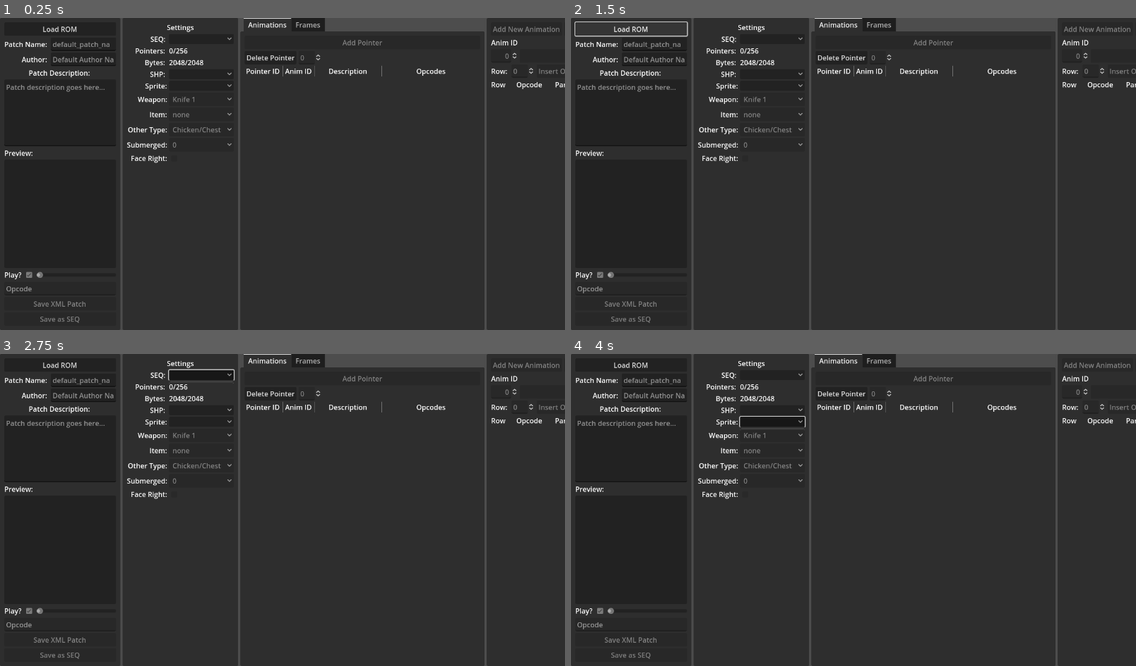
Above: before the commit, frames 1-4 (two rows, left to right).
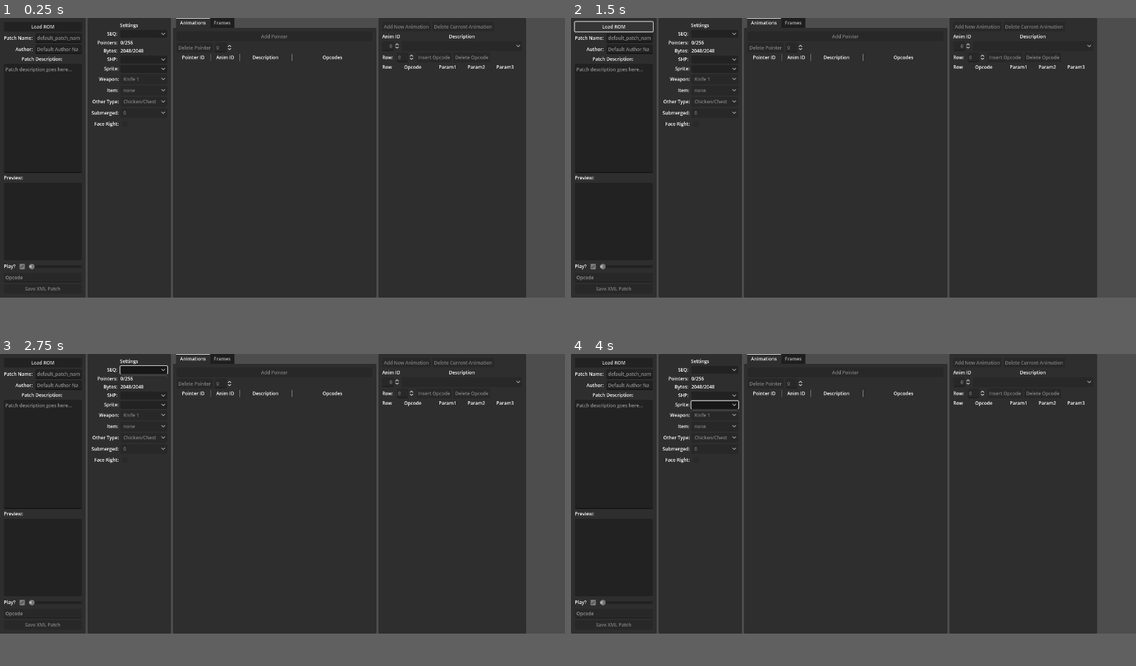
Above: after the commit, the same moments.

Repository: mrgudenheim/fftae
Game: Godot game, scene res://src/main.tscn
Two runs of this game, one before a commit and one after it. Both use one fixed random seed, a clock stepped at 60 frames per second and the inputs below.
Inputs (mouse positions are in pixels of both pictures, inside the frame that each line leads up to; where the layout moved, square brackets give the same spot in the first picture):
- Up to frame 1 (0.25 s): no input
- Up to frame 2 (1.5 s): tap Enter at 0.5 s; move the mouse to (977, 158) at 0.52 s; tap Down (camera_down) at 0.6 s; click "Load ROM" at 1.25 s
- Up to frame 3 (2.75 s): click (141, 372) [203, 375] at 2 s
- Up to frame 4 (4 s): click (712, 400) [774, 410] at 2.75 s; click (712, 410) [774, 422] at 3.5 s
In our replay, the window is 800x443 before the commit and 800x397 after it. These sizes can differ from the game's own. Grey fills any space a smaller window leaves; there, only what the larger window draws over its background counts as a difference.

The runs differ from the first frame. In frame 1, 13% of the frame differs, in the area x 0-100%, y 0-100%; in frame 2, 13%; in frame 3, 13%; in frame 4, 13%.

Commit message:
updated ui to be slightly smaller and default window to be larger

Diff:
--- a/project.godot
+++ b/project.godot
@@ -20,7 +20,7 @@
 
 [display]
 
-window/size/viewport_width=1300
+window/size/viewport_width=1450
 window/size/viewport_height=720
 
 [input]
--- a/src/main.tscn
+++ b/src/main.tscn
@@ -9,8 +9,10 @@
 [ext_resource type="PackedScene" uid="uid://t3xjefep2ne1" path="res://src/row_animation.tscn" id="6_2uymt"]
 
 [sub_resource type="LabelSettings" id="LabelSettings_8s6nw"]
+font_size = 12
 
 [sub_resource type="LabelSettings" id="LabelSettings_bugng"]
+font_size = 12
 
 [node name="Main" type="Control" node_paths=PackedStringArray("ui_manager", "preview_manager", "load_rom_dialog", "load_file_dialog", "save_xml_button", "save_xml_dialog", "save_seq_button", "save_seq_dialog", "animation_list_container", "opcode_list_container", "frame_list_container")]
 layout_mode = 3
@@ -123,8 +125,9 @@
 horizontal_alignment = 2
 
 [node name="AuthorLineEdit" type="LineEdit" parent="HBoxContainer/PatchPanel/MarginContainer/VBoxContainer/GridContainer"]
-custom_minimum_size = Vector2(150, 0)
-layout_mode = 2
+custom_minimum_size = Vector2(100, 0)
+layout_mode = 2
+size_flags_horizontal = 3
 placeholder_text = "Default Author Name"
 
 [node name="DescriptionLabel" type="Label" parent="HBoxContainer/PatchPanel/MarginContainer/VBoxContainer"]
@@ -161,7 +164,7 @@
 opcode_text = NodePath("../Opcode")
 
 [node name="PreviewSubViewportContainer" parent="HBoxContainer/PatchPanel/MarginContainer/VBoxContainer/PreviewContainer" instance=ExtResource("4_ero0u")]
-custom_minimum_size = Vector2(250, 250)
+custom_minimum_size = Vector2(200, 200)
 layout_mode = 2
 
 [node name="SliderContainer" type="HBoxContainer" parent="HBoxContainer/PatchPanel/MarginContainer/VBoxContainer"]
@@ -204,6 +207,7 @@
 use_native_dialog = true
 
 [node name="SaveAsSEQ" type="Button" parent="HBoxContainer/PatchPanel/MarginContainer/VBoxContainer"]
+visible = false
 layout_mode = 2
 disabled = true
 text = "Save as SEQ
@@ -384,6 +388,7 @@
 
 [node name="DeletePointer" type="Button" parent="HBoxContainer/TabContainer/Animations/VBoxContainer/Functions"]
 layout_mode = 2
+disabled = true
 text = "Delete Pointer"
 
 [node name="PointerSpinBox" type="SpinBox" parent="HBoxContainer/TabContainer/Animations/VBoxContainer/Functions"]
@@ -413,7 +418,7 @@
 layout_mode = 2
 
 [node name="Desription" type="Label" parent="HBoxContainer/TabContainer/Animations/VBoxContainer/Headers"]
-custom_minimum_size = Vector2(150, 0)
+custom_minimum_size = Vector2(130, 0)
 layout_mode = 2
 text = "Description"
 horizontal_alignment = 1
@@ -422,7 +427,7 @@
 layout_mode = 2
 
 [node name="Opcodes" type="Label" parent="HBoxContainer/TabContainer/Animations/VBoxContainer/Headers"]
-custom_minimum_size = Vector2(225, 0)
+custom_minimum_size = Vector2(205, 0)
 layout_mode = 2
 text = "Opcodes"
 horizontal_alignment = 1
@@ -474,7 +479,7 @@
 layout_mode = 2
 
 [node name="Subframes" type="Label" parent="HBoxContainer/TabContainer/Frames/VBoxContainer/Headers"]
-custom_minimum_size = Vector2(300, 0)
+custom_minimum_size = Vector2(230, 0)
 layout_mode = 2
 text = "Subframes
 x, y, u, v, rect, flip_x, flip_y"
--- a/src/preview_subviewport_control.gd
+++ b/src/preview_subviewport_control.gd
@@ -10,7 +10,7 @@
 var smooth_zoom: bool = true
 var integer_zoom: bool = true
 
-var zoom := Vector2(4, 4):
+var zoom := Vector2(3, 3):
 	set(value):
 		zoom = value
 		zoom_changed.emit()
--- a/src/row_animation.tscn
+++ b/src/row_animation.tscn
@@ -68,7 +68,7 @@
 theme_override_constants/margin_right = 5
 
 [node name="Description" type="Label" parent="Row/MarginContainer2"]
-custom_minimum_size = Vector2(135, 0)
+custom_minimum_size = Vector2(115, 0)
 layout_mode = 2
 text = "Walk Front"
 autowrap_mode = 3
--- a/src/row_frame.tscn
+++ b/src/row_frame.tscn
@@ -64,7 +64,7 @@
 theme_override_constants/margin_right = 5
 
 [node name="Subframes" type="Label" parent="Row/MarginContainer2"]
-custom_minimum_size = Vector2(285, 0)
+custom_minimum_size = Vector2(215, 0)
 layout_mode = 2
 text = "Walk Front"
 
--- a/src/ui_theme.tres
+++ b/src/ui_theme.tres
@@ -4,10 +4,17 @@
 bg_color = Color(0.09, 0.09, 0.09, 1)
 
 [resource]
+Button/font_sizes/font_size = 12
 Button/styles/pressed = SubResource("StyleBoxFlat_snuud")
 HBoxContainer/constants/separation = 5
+Label/font_sizes/font_size = 12
 LineEdit/constants/minimum_character_width = 2
+LineEdit/font_sizes/font_size = 12
 MarginContainer/constants/margin_bottom = 10
 MarginContainer/constants/margin_left = 10
 MarginContainer/constants/margin_right = 10
 MarginContainer/constants/margin_top = 10
+OptionButton/font_sizes/font_size = 12
+TabBar/font_sizes/font_size = 12
+TabContainer/font_sizes/font_size = 12
+TextEdit/font_sizes/font_size = 12
